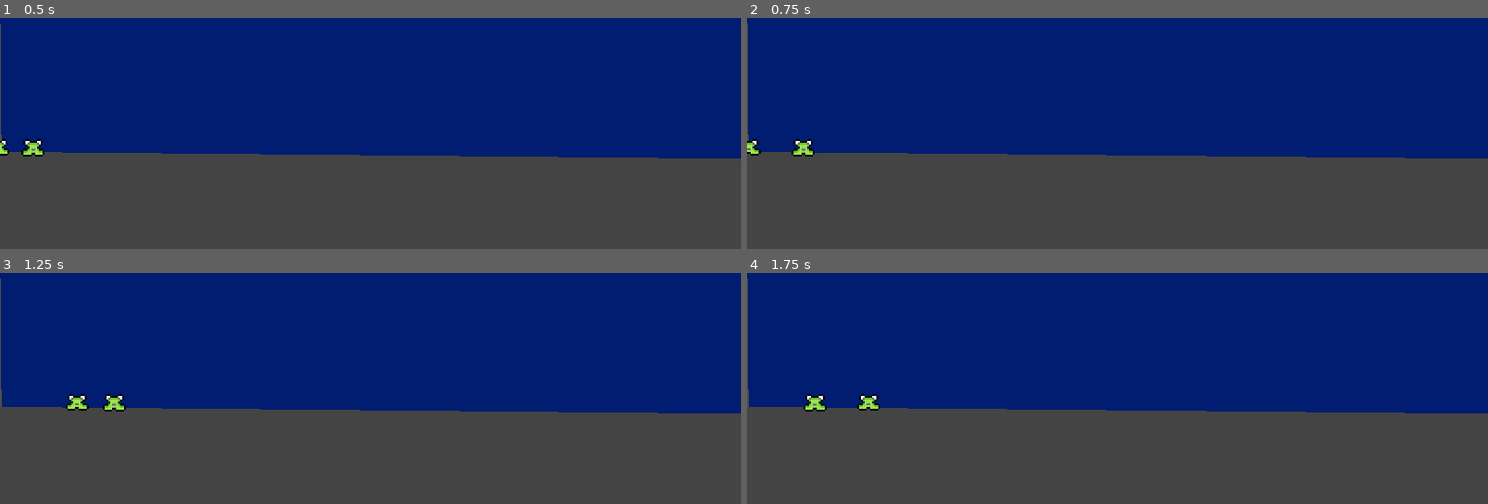
Above: before the commit, frames 1-4 (two rows, left to right).
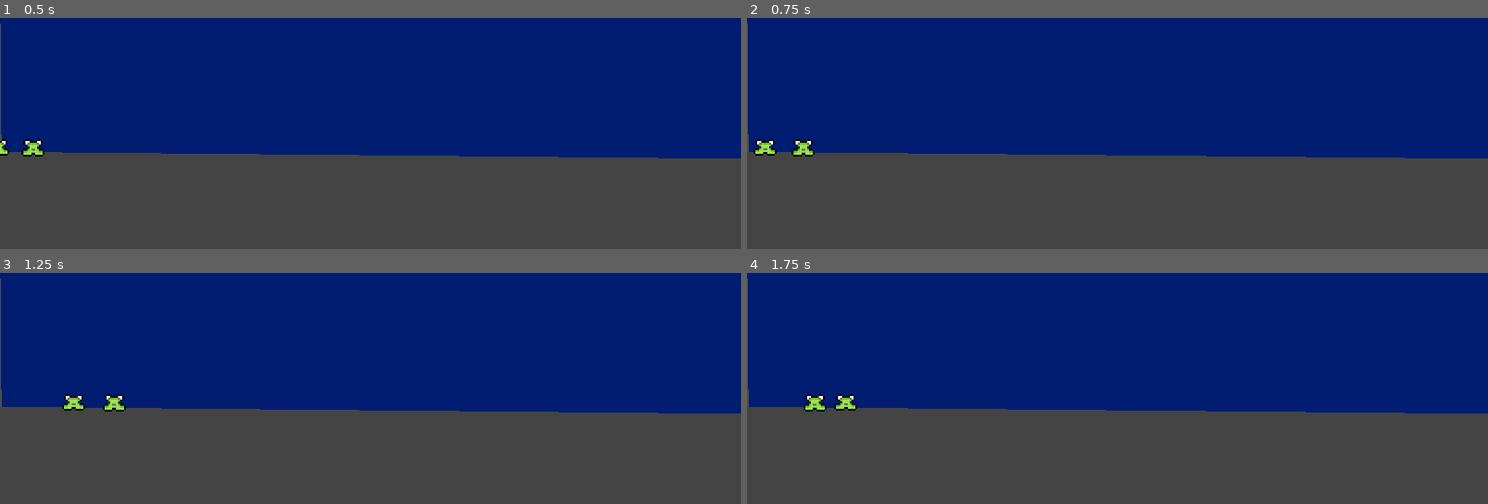
Above: after the commit, the same moments.

Repository: Gihoka/Split-in-the-Street
Game: Godot game, scene res://scenes/street.tscn
The game is run twice, just before and just after one commit, with the same random seed, the same clock (stepped at 60 frames per second) and the same inputs.
Inputs:
- Up to frame 1 (0.5 s): no input
- Up to frame 2 (0.75 s): tap Enter at 0.5 s; hold D (Right) from 0.53 s (still down)
- Up to frame 3 (1.25 s): keep holding D (Right)
- Up to frame 4 (1.75 s): release D (Right) at 1.28 s; hold A (Left) from 1.28 s (still down)

Frame 1 is identical in both runs. In frame 2, 0.2% of the frame differs, in the area x 0-4%, y 52-60%; in frame 3, 0.2%; in frame 4, 0.3%, in the area x 11-18%, y 52-60%.

Commit message:
0.1.0
- father and kid movement

Diff:
--- a/scenes/player.tscn
+++ b/scenes/player.tscn
@@ -1,10 +1,10 @@
 [gd_scene load_steps=6 format=3 uid="uid://m1t6tyk6dqti"]
 
-[ext_resource type="Script" path="res://scripts/Player.gd" id="1_6c4ny"]
+[ext_resource type="Script" path="res://scripts/player.gd" id="1_br761"]
 [ext_resource type="Texture2D" uid="uid://djb3j5xly82ry" path="res://icon.png" id="2_b8mrp"]
 
 [sub_resource type="RectangleShape2D" id="RectangleShape2D_cloqs"]
-size = Vector2(213.313, 164)
+size = Vector2(130.082, 164)
 
 [sub_resource type="SpriteFrames" id="SpriteFrames_tujki"]
 animations = [{
@@ -21,7 +21,7 @@
 size = Vector2(60, 45)
 
 [node name="Player" type="CharacterBody2D"]
-script = ExtResource("1_6c4ny")
+script = ExtResource("1_br761")
 metadata/_edit_group_ = true
 
 [node name="KidFollow" type="Area2D" parent="."]
@@ -38,4 +38,5 @@
 [node name="CollisionShape2D" type="CollisionShape2D" parent="."]
 shape = SubResource("RectangleShape2D_o34xf")
 
+[connection signal="body_entered" from="KidFollow" to="." method="_on_kid_follow_body_entered"]
 [connection signal="body_exited" from="KidFollow" to="." method="_on_kid_follow_body_exited"]
--- a/scripts/Player.gd
+++ b/scripts/Player.gd
@@ -2,12 +2,12 @@
 
 const SPEED = 300.0
 
-func _physics_process(_delta):
+func _physics_process(delta):
 	var direction = Input.get_axis("Left", "Right")
 	if direction:
 		velocity.x = direction * SPEED
 	else:
-		velocity.x = move_toward(velocity.x, 0, SPEED/10)
+		velocity.x = move_toward(velocity.x, 0, SPEED * 3 * delta)
 	move_and_slide()
 
 func _on_kid_follow_body_exited(body):
@@ -16,3 +16,7 @@
 			body.velocity_modifier(1)
 		else:
 			body.velocity_modifier(-1)
+
+func _on_kid_follow_body_entered(body):
+	if body.name == "Kid":
+		body.velocity_modifier(0)
--- a/scripts/kid.gd
+++ b/scripts/kid.gd
@@ -1,9 +1,16 @@
 extends RigidBody2D
 
-const SPEED = 200.0
+const SPEED = 150.0
+var walking = false
 
 func _physics_process(delta):
+	if !walking:
+		linear_velocity.x = move_toward(linear_velocity.x, 0, SPEED * 3 * delta)
 	move_and_collide(linear_velocity * delta)
 
 func velocity_modifier(modifier):
-	linear_velocity.x = SPEED * modifier
+	if modifier == 0:
+		walking = false
+	else:
+		linear_velocity.x = SPEED * modifier
+		walking = true
